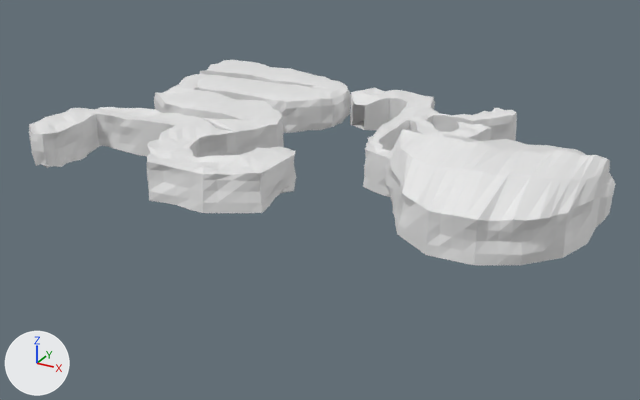
Two versions of the Blender file Assets/level2terrain.blend, one commit apart.
The view is the same before and after, from a camera (50 mm lens) standing at (82.2, -200.9, 88.3) and looking at (-27.7, -1.0, -11.6). Every picture has the same lights, and +X, +Y and +Z are marked at lower left.
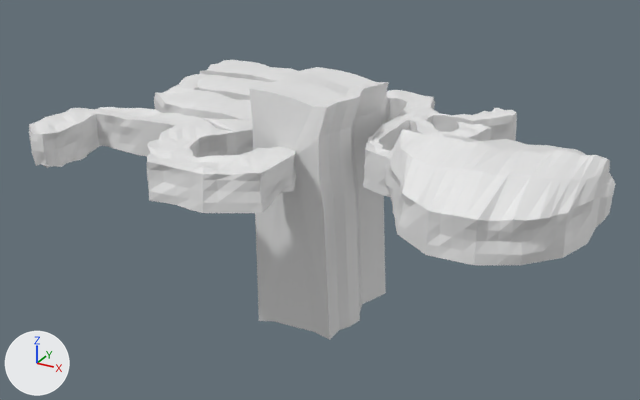
Diff of the bpy script that builds the scene:
```diff
--- a/Assets/level2terrain.blend.py
+++ b/Assets/level2terrain.blend.py
@@ me_plane_017 @@
 # used by ob_plane; location = (-85.8, 37.9, 1.0); rotation_euler = (1.571, 0.0, 1.571), in degrees (90, 0, 90); scale = (5.33, 5.33, 5.33)
-me_plane_017.from_pydata(...)  # 4359 vertices, 4323 faces; spans x -15.5..1.5, y -0.2..3.4, z -2.5..25.8
+me_plane_017.from_pydata(...)  # 4487 vertices, 4467 faces; spans x -15.5..1.5, y -9.2..4.1, z -2.5..25.8
+# me_plane_017 part 1
+# 93 vertices are added at x -10.6..-2.9, y -9.2..4.1, z 8.1..13.4
+# 12 new vertices lie (0.6, 0.0, 0.3) away from vertices in x -9.4..-8.9, y -8.7..4.0, z 8.5..13.2
+# 5 new vertices lie (-1.2, 0.1, 0.0) away from vertices in x -9.4..-8.9, y -8.7..4.0, z 8.5..13.2
+# 5 new vertices lie (0.8, 0.0, 0.2) away from vertices in x -8.7..-8.4, y -8.7..3.9, z 10.0..13.5
+# 7 new vertices lie (1.8, -0.1, 0.6) away from vertices in x -6.0..-5.6, y -8.9..3.6, z 8.3..12.8
+# 6 new vertices lie (1.8, 0.0, 0.6) away from vertices in x -5.9..-5.5, y -9.2..3.7, z 8.1..12.5
+# 144 new faces join them
```

Boxes (x1, y1, x2, y2) around the edits, measured in the pictures (640 x 400 px):
'Plane', reshaped (36% taller)
    before: (29, 60, 616, 265)
    after: (29, 60, 616, 340)
part 1 of me_plane_017, added
    after: (249, 67, 389, 340)
